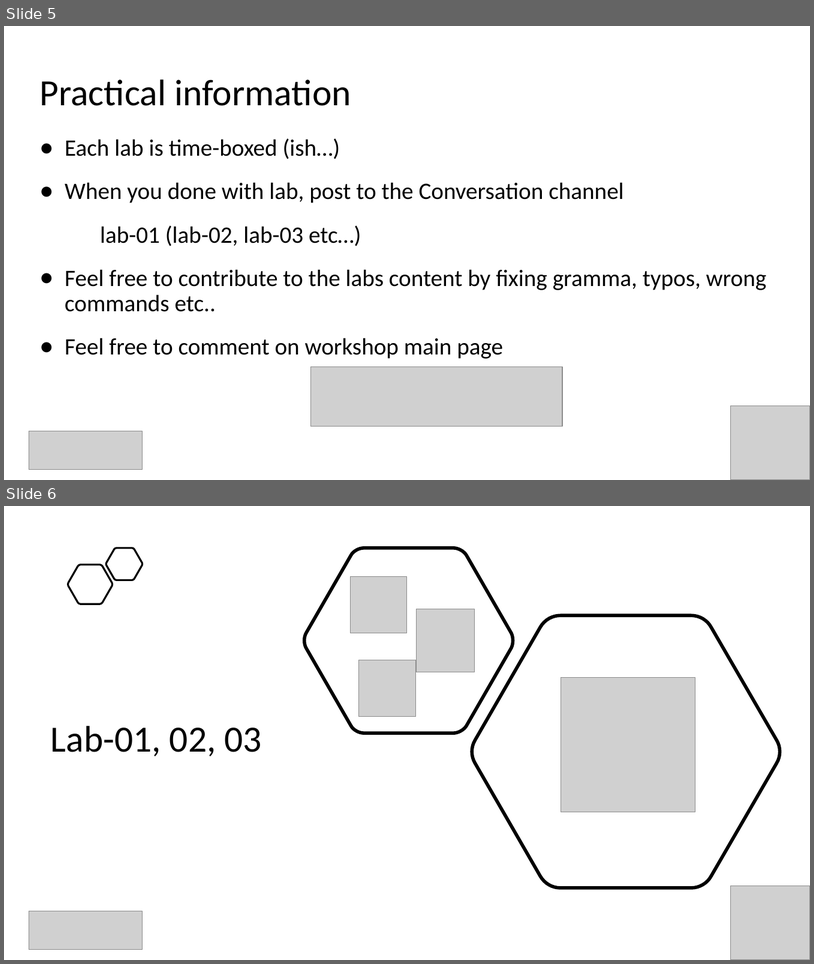
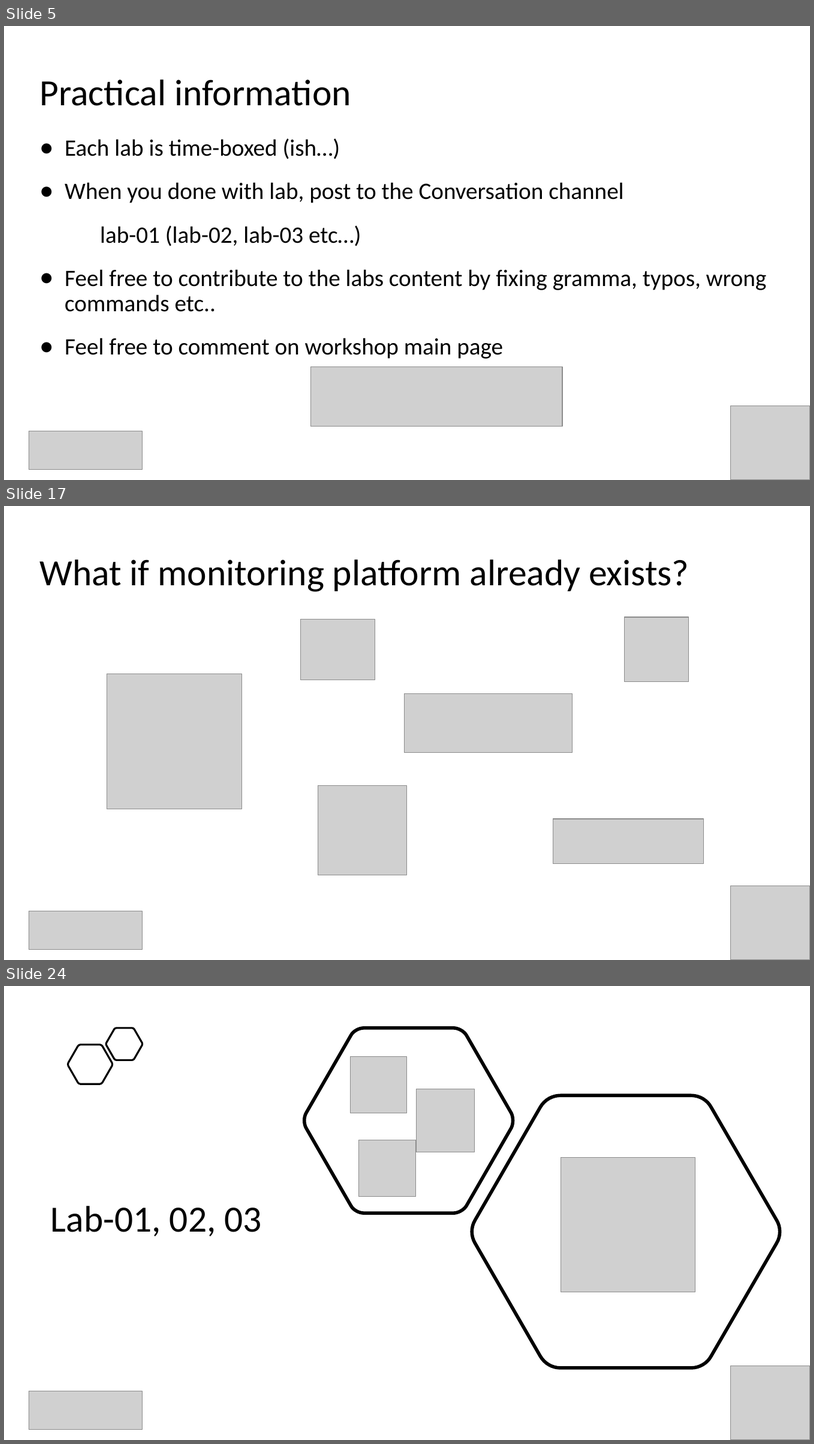
Before and after one commit to evgenyb/aks-workshops, a slide deck: 06-monitoring-options-in-aks/slides/monitoring-options-in-AKS.pptx. Shown one above the other, each under a label of ours: slides 5 and 6 before the commit, slides 5, 17 and 24 after it; the slides between them are not shown. The pictures are 814x964 and 814x1444 pixels, drawn with LibreOffice and Linux fonts; fonts in the diff are those of the drawing; grey boxes stand for pictures. Boxes give left, top, right and bottom in pixels: in the first picture for what was removed or moved away, otherwise in the second. Text is boxed around its words. In the diff, an @@ line names an element or a change of style, - is before the commit and + after.

```diff
--- a/06-monitoring-options-in-aks/slides/monitoring-options-in-AKS.pptx
+++ b/06-monitoring-options-in-aks/slides/monitoring-options-in-AKS.pptx
@@ slide 17 added at [4, 506, 810, 960], background #FFFFFF @@
@@ title added at [39, 559, 689, 592], 44 pt, text #000000 @@
+What if monitoring platform already exists?
@@ picture added at [300, 619, 375, 679] @@
@@ picture added at [624, 618, 689, 682] @@
@@ picture added at [107, 673, 242, 808] @@
@@ picture added at [404, 694, 573, 753] @@
@@ picture added at [318, 786, 408, 875] @@
@@ picture added at [553, 819, 704, 863] @@
@@ picture added at [731, 885, 810, 960] @@
@@ picture added at [29, 911, 143, 949] @@
@@ what was slide 6 is now slide 24 @@
```
Also in this commit, not shown: 1 slide changed, 18 other slides added, 1 slide removed, 5 other files.
